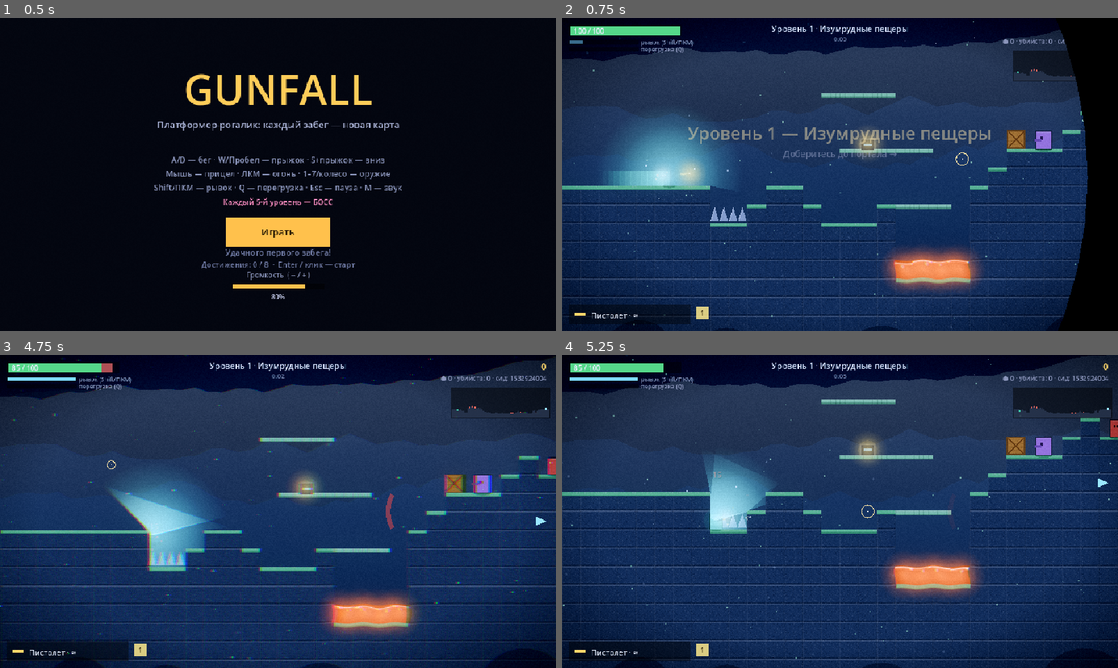
Above: before the commit, frames 1-4 (two rows, left to right).
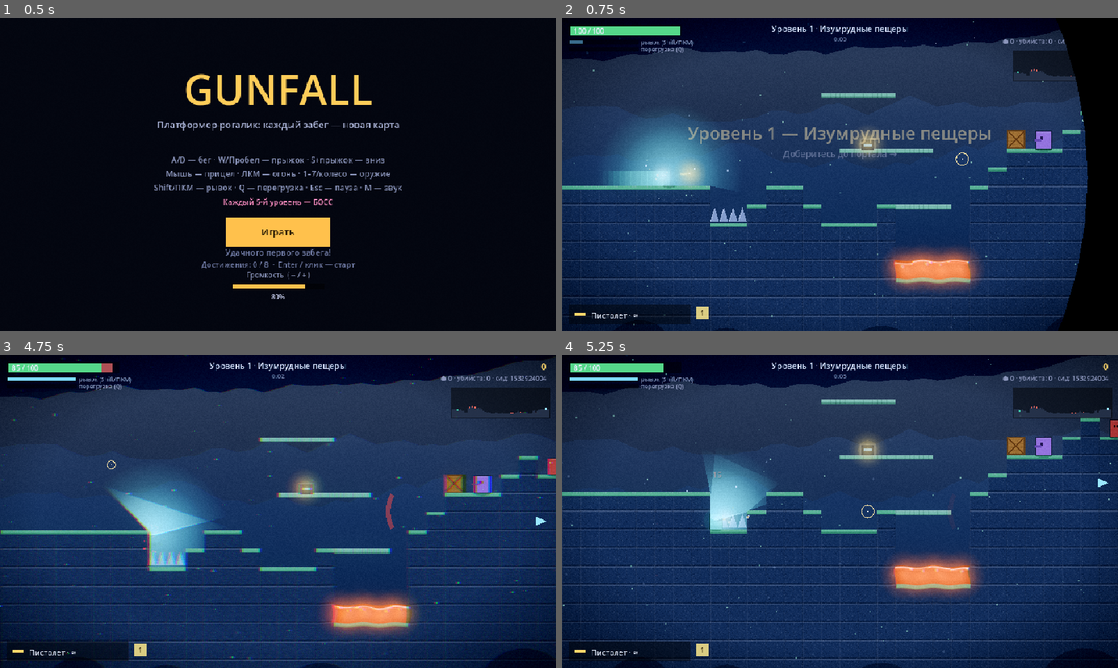
Above: after the commit, the same moments.

Repository: agent-carl/probable-enigma
Game: Godot game, scene res://Main.tscn
The game is run twice, just before and just after one commit, with the same random seed, the same clock (stepped at 60 frames per second) and the same inputs.
Inputs (mouse positions are in pixels of both pictures, inside the frame that each line leads up to):
- Up to frame 1 (0.5 s): no input
- Up to frame 2 (0.75 s): tap Enter at 0.5 s; move the mouse to (962, 158) at 0.52 s; hold D from 0.53 s (still down); hold Shift from 0.53 s (still down); click (962, 158) at 0.67 s
- Up to frame 3 (4.75 s): tap Space at 0.77, 1.07, 1.52, 1.82, 3.02, 3.32, 3.5, 3.77, 4.07, 4.52 s; move the mouse to (166, 527) at 1.27 s; release D at 1.28 s; release Shift at 1.28 s; hold S 1.28-2.03 s; tap Q at 1.35 s; move the mouse to (333, 442) at 2.02 s; hold D 2.03-2.78 s; tap 1 at 2.1 s; move the mouse to (250, 574) at 2.77 s; hold W 2.78-3.53 s; tap P at 2.85 s; click (250, 574) at 2.92 s; move the mouse to (444, 558) at 3.52 s; hold A from 3.53 s (still down); tap M at 3.6 s; tap Enter at 4.25, 4.35 s; move the mouse to (111, 464) at 4.27 s
- Up to frame 4 (5.25 s): tap Space at 4.82 s; move the mouse to (867, 511) at 5.02 s; release A at 5.03 s; hold S from 5.03 s (still down); tap Keypad Enter at 5.1 s; click (867, 511) at 5.17 s

Frame 1 is identical in both runs. In frame 2, 0.2% of the frame differs, in the area x 0-95%, y 4-99%; in frame 3, 1.3%, in the area x 0-100%, y 1-100%; in frame 4, 0.1%.

Commit message:
Screen effects & juice: HP cracks, ult radial blur, hit ring, casings
- Cracked-glass overlay that grows from the screen edges at critical HP
  (<22%), intensifying toward death (precomputed static pattern).
- Radial blur burst toward screen centre when the ultimate fires
  (decaying shader uniform).
- A short expanding ring pops around an enemy on each hit.
- Spent shell casings eject from the gun on firing and fall with gravity.

Verified: parse + headless suite green; a zoomed render confirms the
cracks, and the other effects render without errors.

Co-Authored-By: Claude Opus 4.8 <noreply@anthropic.com>
Claude-Session: https://claude.ai/code/session_01CUUtNpiNcdpS7KL7R6tZmp

Diff:
--- a/godot/Game.gd
+++ b/godot/Game.gd
@@ -166,12 +166,14 @@
 var _ci: CanvasItem = null               # активный холст для отрисовки интерфейса
 var aberration := 0.0                    # хром. аберрация при уроне (затухает)
 var _blur := 0.0                         # плавное размытие мира на паузе/оверлеях
+var _radial := 0.0                       # радиальный блюр-всплеск ульта (затухает)
 var _hitmark := 0.0                       # таймер хит-маркера на прицеле
 var _recoil := 0.0                        # отдача — прицел раскрывается при выстреле
 var _hp_ghost := 100.0                    # «призрак» HP (плавно догоняет при уроне)
 var _combo_pop := 0.0                     # всплеск текста серии при убийстве
 var _wswitch := 0.0                       # анимация смены оружия
 var _prev_wi := 0                         # для детекта смены оружия
+var _cracks := []                         # трещины на экране при низком HP
 var ground_tex: ImageTexture = null   # пиксель-текстура камня
 var grass_tex: ImageTexture = null    # текстура травянистой кромки
 var plat_tex: ImageTexture = null     # текстура односторонней платформы
@@ -222,6 +224,7 @@
 	rng.randomize()
 	_ci = self
 	font = ThemeDB.fallback_font
+	_build_cracks()
 	_build_vignette()
 	_build_light_tex()
 	_build_crate_texture()
@@ -1330,6 +1333,7 @@
 	P.inv = max(P.inv, 40)
 	shake = min(24.0, shake + 16.0)
 	hitstop = 6
+	_radial = 0.85   # радиальный блюр-всплеск
 	burst(cx, cy, 50, Color("#9be8ff"))
 	burst(cx, cy, 30, Color("#ffffff"))
 	shockwaves.append({ "x": cx, "y": cy, "r": 10.0, "max_r": 200.0, "life": 22.0, "col": Color("#9be8ff") })
@@ -1664,6 +1668,10 @@
 	shake = min(12.0, shake + w.kick * 0.55)
 	burst(cx + cos(angle) * 18, cy + sin(angle) * 18, 3, Color("#fff2b0"))
 	_recoil = 1.0   # прицел раскрывается при выстреле
+	# вылетающая гильза (назад-вверх, падает с гравитацией)
+	var ejang := angle + PI + (rng.randf() - 0.5) * 0.6
+	parts.append({ "x": cx, "y": cy - 3.0, "vx": cos(ejang) * 1.6 + (rng.randf() - 0.5),
+		"vy": -1.6 - rng.randf() * 1.4, "life": 28.0, "color": Color("#d9b25a"), "size": 2.0, "grav": 0.18 })
 	muzzles.append({ "x": cx + cos(angle) * 17, "y": cy + sin(angle) * 17, "ang": angle, "life": 5.0, "len": w.len })
 	if slot.id == "shotgun" or is_gren:
 		play_sfx("shotgun")
@@ -2699,6 +2707,7 @@
 uniform float grade_con;
 uniform float blur;     // размытие мира (фокус на паузе)
 uniform float grain;    // плёночное зерно
+uniform float radial;   // радиальный блюр (всплеск ульта)
 uniform int heat_count;
 uniform vec4 heat_pts[16];   // xy=пиксель, z=радиус, w=сила
 uniform int ripple_count;
@@ -2752,6 +2761,15 @@
 		col.g = texture(screen_tex, cuv).g;
 		col.b = texture(screen_tex, cuv - vec2(ab, 0.0)).b;
 	}
+	// радиальный блюр-всплеск (ультимейт): смазывание к центру
+	if (radial > 0.001) {
+		vec2 toc = vec2(0.5) - cuv;
+		vec3 racc = texture(screen_tex, cuv + toc * 0.012).rgb;
+		racc += texture(screen_tex, cuv + toc * 0.024).rgb;
+		racc += texture(screen_tex, cuv + toc * 0.036).rgb;
+		racc += texture(screen_tex, cuv + toc * 0.048).rgb;
+		col = mix(col, racc * 0.25, radial);
+	}
 	// цветокоррекция по локации (контраст → тон → подъём)
 	col = (col - 0.5) * grade_con + 0.5;
 	col = col * grade_mul + grade_add;
@@ -2782,6 +2800,7 @@
 	fx_mat.set_shader_parameter("screen_size", Vector2(VW, VH))
 	fx_mat.set_shader_parameter("grain", 0.045)
 	fx_mat.set_shader_parameter("blur", 0.0)
+	fx_mat.set_shader_parameter("radial", 0.0)
 	_set_grade(-1)   # нейтральный грейдинг по умолчанию
 	fx_rect = ColorRect.new()
 	fx_rect.material = fx_mat
@@ -2854,9 +2873,11 @@
 	aberration = maxf(0.0, aberration - 0.04)
 	var btarget := 1.0 if (state == "pause" or state == "upgrade" or state == "shop" or state == "dead") else 0.0
 	_blur = lerpf(_blur, btarget, 0.22)
+	_radial = maxf(0.0, _radial - 0.06)
 	fx_mat.set_shader_parameter("t", tick * 0.05)
 	fx_mat.set_shader_parameter("aberration", aberration)
 	fx_mat.set_shader_parameter("blur", _blur)
+	fx_mat.set_shader_parameter("radial", _radial)
 	fx_mat.set_shader_parameter("crt", 1.0 if crt_on else 0.0)
 	# тепловое марево над видимыми тайлами лавы
 	var heat := PackedVector4Array()
@@ -2881,6 +2902,23 @@
 	fx_mat.set_shader_parameter("ripple_count", rip.size())
 	if rip.size() > 0:
 		fx_mat.set_shader_parameter("ripples", rip)
+
+func _build_cracks() -> void:
+	# статичный узор трещин «разбитого стекла» от краёв к центру
+	_cracks = []
+	var r := RandomNumberGenerator.new()
+	r.seed = 0x0C0FFEE3
+	var ctr := Vector2(VW / 2.0, VH / 2.0)
+	var anchors := [Vector2(0, 0), Vector2(VW, 0), Vector2(0, VH), Vector2(VW, VH), Vector2(VW * 0.5, 0), Vector2(VW * 0.5, VH)]
+	for a in anchors:
+		var p: Vector2 = a
+		var dir := (ctr - p).normalized()
+		for i in range(6):
+			var np: Vector2 = p + dir.rotated((r.randf() - 0.5) * 1.1) * (28.0 + r.randf() * 64.0)
+			_cracks.append([p, np])
+			if r.randf() < 0.55:   # ответвление
+				_cracks.append([p, p + dir.rotated((r.randf() - 0.5) * 2.2) * (18.0 + r.randf() * 38.0)])
+			p = np
 
 func _build_light_tex() -> void:
 	# мягкий радиальный «фонарик»: яркое ядро → плавное затухание в прозрачность.
@@ -3343,6 +3381,11 @@
 		if not en.has("dir"):
 			en["dir"] = 1  # защита отрисовки (на случай неполной записи врага)
 		var flash: bool = en.hurt_t > 84
+		# кольцо-«поп» при свежем попадании (расходится и гаснет)
+		if en.hurt_t > 78 and en.type != "boss":
+			var hpop: float = float(90 - en.hurt_t)
+			var hcen := Vector2(en.x + en.w / 2.0, en.y + en.h / 2.0)
+			draw_arc(hcen, maxf(en.w, en.h) * 0.5 + hpop * 1.6, 0, TAU, 18, Color(1, 1, 1, clampf((en.hurt_t - 78) / 12.0, 0, 1) * 0.6), 2.0)
 		# контактная тень для наземных врагов
 		if not en.get("fly", false) and en.type != "boss":
 			_shadow(en.x + en.w / 2.0, en.y + en.h, en.w)
@@ -3709,6 +3752,13 @@
 			_ci.draw_rect(Rect2(0, 0, VW, VH), Color(0.9, 0.05, 0.08, pulse * dang * 0.6))
 			if vignette_tex:
 				_ci.draw_texture_rect(vignette_tex, Rect2(0, 0, VW, VH), false, Color(1.0, 0.2, 0.2, pulse * dang * 2.0))
+		# трещины «разбитого стекла» при критическом HP (< 22%)
+		if hpr < 0.22:
+			var ca := (1.0 - hpr / 0.22)
+			var cb := 0.5 + 0.5 * sin(tick * 0.2)
+			for seg in _cracks:
+				_ci.draw_line(seg[0], seg[1], Color(0, 0, 0, 0.45 * ca), 2.5)
+				_ci.draw_line(seg[0], seg[1], Color(1.0, 0.8, 0.8, (0.25 + 0.3 * cb) * ca), 1.2)
 
 	# интро
 	if intro > 0:
Not shown, changed: godot/README.md
